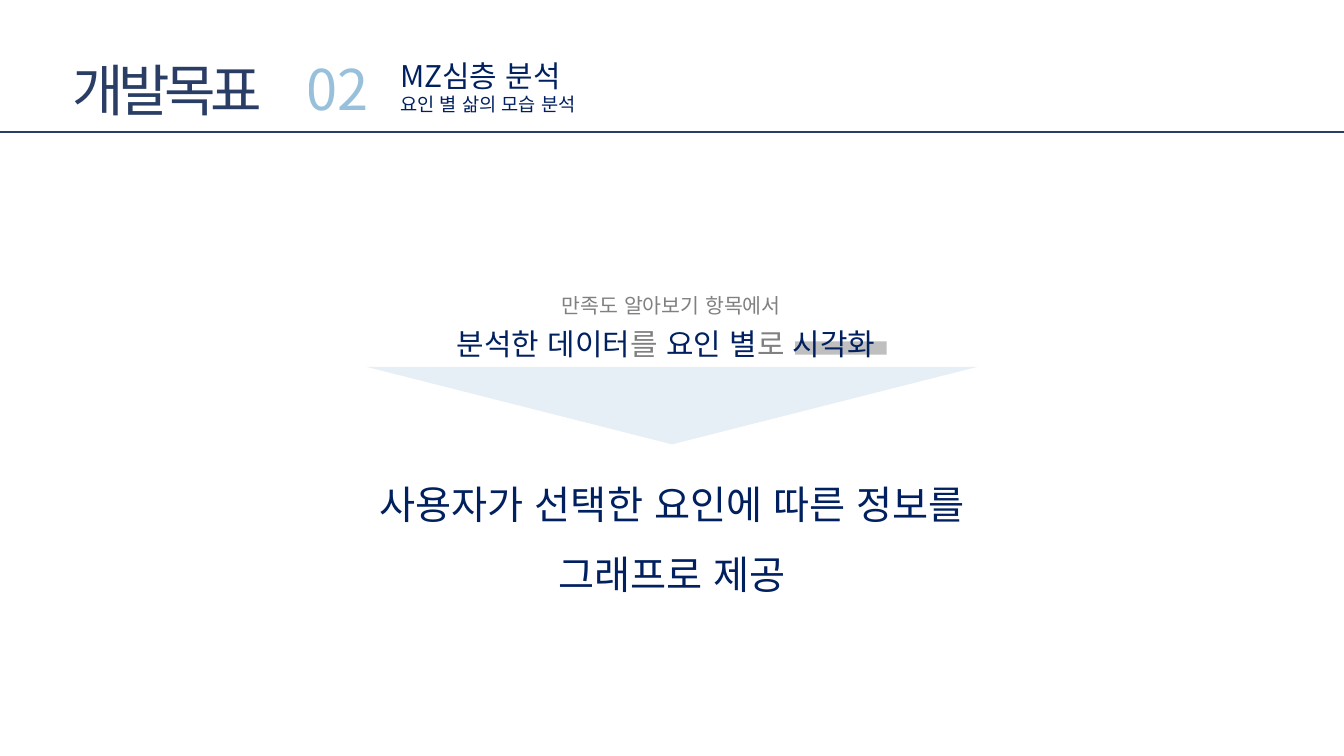
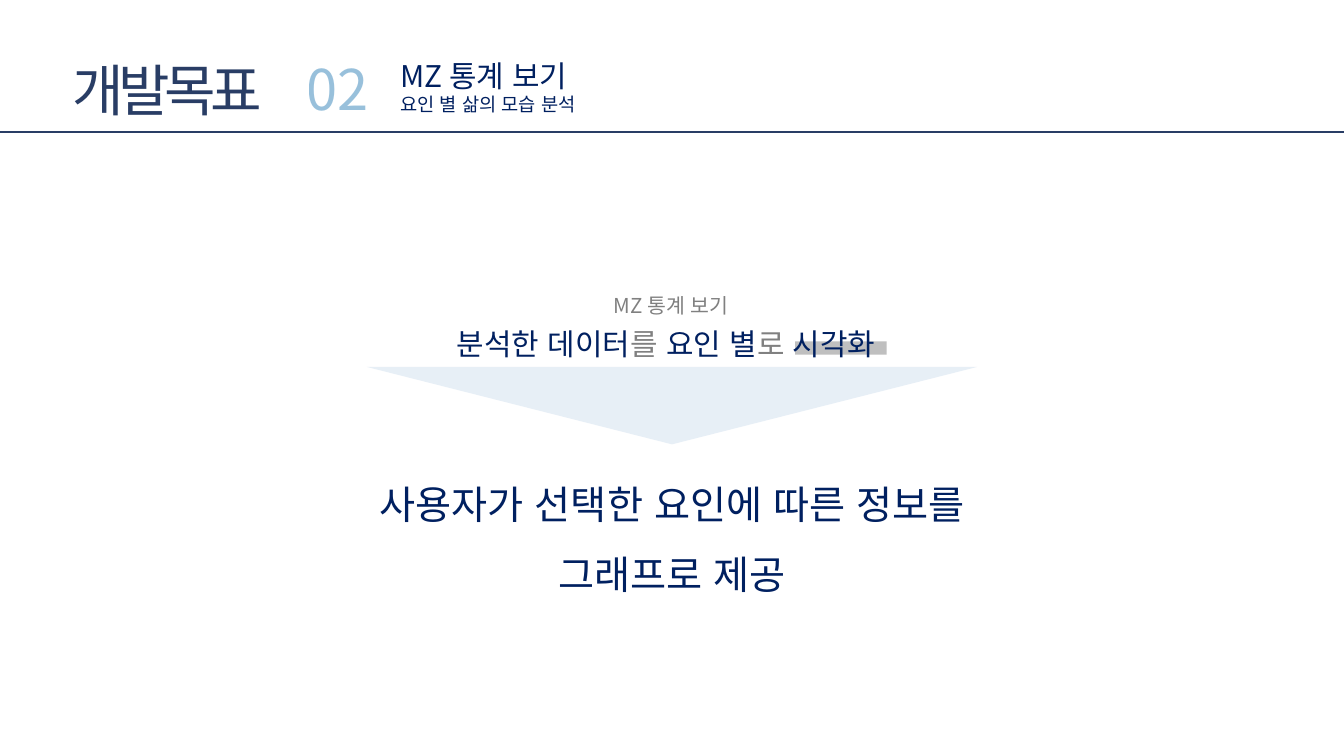
Before and after one commit to FourKong/Project_jh, a slide deck: slide 9 of portfolio/프로젝트 기획서_ver1.1.pptx (slide 8 before the commit). Drawn at 1344x756 pixels with LibreOffice and Linux fonts; fonts in the diff are those of the drawing. Boxes give left, top, right and bottom in pixels: in the first picture for what was removed or moved away, otherwise in the second. Text is boxed around its words. In the diff, an @@ line names an element or a change of style, - is before the commit and + after.

```diff
--- a/portfolio/프로젝트 기획서_ver1.1.pptx
+++ b/portfolio/프로젝트 기획서_ver1.1.pptx
@@ text at [400,62,567,90]: text changed @@
-MZ심층 분석
+MZ 통계 보기
@@ text at [614,296,729,315]: text changed @@
-만족도 알아보기 항목에서
+MZ 통계 보기
```
Also in this commit, not shown: 2 other slides changed, 1 slide added, 5 other files.
